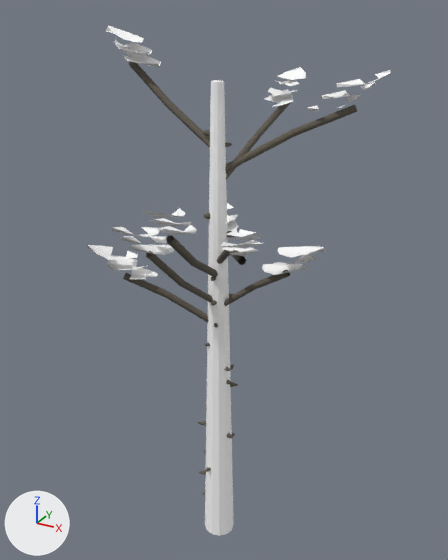
Renders of the glTF model assets/generated/tree_birch_autumn.glb from each side of a commit.
The view is the same before and after, from a 50 mm camera at (3.54, -6.29, 7.25) aimed at (-0.12, 0.37, 3.92). The lights are fixed; the arrows at lower left show +X, +Y and +Z. The picture after the commit comes second. Where no turn or scale is listed for an object, it has been applied to the vertices. Vertices at exactly the same position are counted once.

In view in the first picture: 'tree_birch_autumn'.
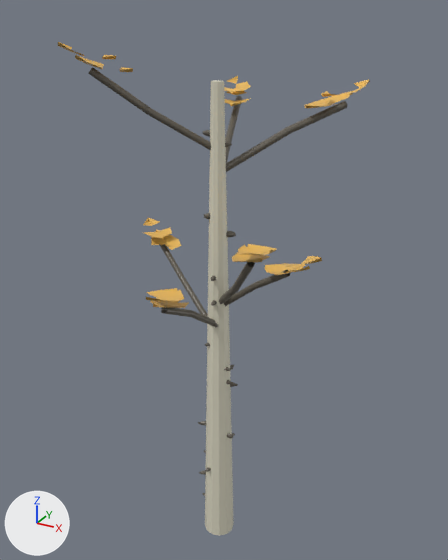
Where the change shows, as pixel boxes (x1, y1, x2, y2) in the pictures (448 x 560 px; the box of a moved part takes in the faces that stretch with it):
'tree_birch_autumn', recoloured, reshaped (white to pale yellow)
    before: (87, 26, 390, 536)
    after: (57, 42, 370, 536)
part 1 of me_cone_003, moved or reshaped
    before: (262, 263, 307, 275)
    after: (265, 264, 310, 275)
part 2 of me_cone_003, moved or reshaped
    before: (265, 89, 293, 107)
    after: (278, 256, 322, 268)
part 3 of me_cone_003, moved or reshaped
    before: (336, 70, 390, 87)
    after: (304, 91, 353, 108)
part 4 of me_cone_003, moved or reshaped
    before: (275, 80, 295, 85)
    after: (321, 91, 337, 97)
part 5 of me_cone_003, moved or reshaped
    before: (337, 94, 361, 108)
    after: (349, 79, 370, 93)
part 6 of me_cone_003, added
    after: (151, 229, 181, 250)
part 7 of me_cone_003, moved or reshaped
    before: (268, 88, 297, 96)
    after: (144, 228, 172, 240)
part 8 of me_cone_003, moved or reshaped
    before: (108, 264, 119, 273)
    after: (143, 218, 160, 226)
part 9 of me_cone_003, moved or reshaped
    before: (150, 236, 166, 243)
    after: (120, 67, 133, 72)
part 10 of me_cone_003, moved or reshaped
    before: (121, 236, 152, 246)
    after: (75, 55, 104, 69)
part 11 of me_cone_003, moved or reshaped
    before: (226, 229, 256, 237)
    after: (102, 55, 116, 59)
part 12 of me_cone_003, moved or reshaped (not visible before)
    after: (57, 42, 85, 57)
part 13 of me_cone_003, moved or reshaped
    before: (227, 215, 238, 231)
    after: (150, 296, 189, 308)
part 14 of me_cone_003, moved or reshaped
    before: (130, 245, 174, 255)
    after: (146, 288, 183, 301)
part 15 of me_cone_003, moved or reshaped
    before: (123, 50, 161, 67)
    after: (232, 252, 270, 263)
part 16 of me_cone_003, moved or reshaped
    before: (112, 227, 160, 237)
    after: (238, 244, 277, 255)
part 17 of me_cone_003, deleted
    before: (87, 26, 375, 279)
part 18 of me_cone_003, moved or reshaped
    before: (123, 61, 357, 322)
    after: (88, 67, 347, 326)

Edits to the bpy script that builds the scene:
```text
Change mat_birch___pale_layered_bark___autumn:
    mat_birch___pale_layered_bark___autumn.base_color: (1.0, 1.0, 1.0) -> (0.72, 0.69, 0.55)  # white #ffffff -> pale yellow #ddd8c4
Change mat_leaves___young_green___autumn:
    mat_leaves___young_green___autumn.base_color: (1.0, 1.0, 1.0) -> (0.82, 0.48, 0.1)  # white #ffffff -> orange #eab859
Change me_cone_003:
    remove me_cone_003.from_pydata(...)  # 1488 vertices, 2378 faces; spans x -1.75..1.63, y -1.72..2.13, z 0.0..7.04
    add me_cone_003.from_pydata(...)  # 1286 vertices, 2172 faces; spans x -1.71..1.42, y -1.49..1.84, z 0.0..6.91
    me_cone_003 part 1: the loose piece of 14 vertices spanning x 0.65..1.25, y -0.36..0.07, z 4.42..4.6 is moved by (0.03, 0.0, 0.0)
    me_cone_003 part 2: the loose piece of 10 vertices spanning x -0.14..0.3, y 1.3..1.78, z 6.06..6.24 is turned -95.4 degrees about the z axis through its middle, then moved by (1.11, -1.7, -1.51)
    me_cone_003 part 3: the loose piece of 14 vertices spanning x 1.11..1.63, y 0.7..1.14, z 6.42..6.6 is turned 11.4 degrees about the z axis through its middle, then moved by (-0.4, 0.03, -0.26)
    me_cone_003 part 4: the loose piece of 6 vertices spanning x -0.07..0.25, y 1.52..1.67, z 6.32..6.36 is turned -41.6 degrees about the z axis through its middle, then moved by (0.88, -0.7, -0.03)
    me_cone_003 part 5: the loose piece of 7 vertices spanning x 1.14..1.37, y 0.58..0.97, z 6.19..6.34 is turned 11.4 degrees about the z axis through its middle, then moved by (0.01, 0.35, 0.13)
    me_cone_003 part 6: the loose piece of 10 vertices spanning x 0.86..1.35, y -0.38..0.06, z 4.55..4.73 is copied, and the copy is turned 159 degrees about the z axis through its middle, then moved by (-2.41, 0.86, -0.47); it spans x -1.51..-1.02, y 0.5..0.89, z 4.09..4.26
    me_cone_003 part 7: the loose piece of 8 vertices spanning x -0.13..0.31, y 1.35..1.68, z 6.19..6.25 is turned 63.6 degrees about the z axis through its middle, then moved by (-1.41, -0.81, -1.98)
    me_cone_003 part 8: the loose piece of 5 vertices spanning x -1.17..-0.98, y -0.77..-0.52, z 4.23..4.32 is turned -60.8 degrees about the z axis through its middle, then moved by (-0.53, 1.5, 0.07)
    me_cone_003 part 9: the loose piece of 6 vertices spanning x -0.45..-0.15, y -0.92..-0.73, z 4.81..4.85 is turned -35.8 degrees about the z axis through its middle, then moved by (-0.55, 0.26, 1.79)
    me_cone_003 part 10: the loose piece of 8 vertices spanning x -0.57..-0.15, y -1.31..-0.97, z 4.84..4.99 is turned -35.8 degrees about the z axis through its middle, then moved by (-0.73, 0.36, 1.79)
    me_cone_003 part 11: the loose piece of 6 vertices spanning x 0.7..0.94, y -1.08..-0.85, z 5.11..5.15 is turned -95 degrees about the z axis through its middle, then moved by (-1.85, 0.29, 1.62)
    me_cone_003 part 12: the loose piece of 7 vertices spanning x -0.82..-0.56, y 1.16..1.51, z 4.11..4.26 is turned 98.8 degrees about the z axis through its middle, then moved by (-0.57, -2.19, 2.65)
    me_cone_003 part 13: the loose piece of 13 vertices spanning x -0.89..-0.47, y 1.12..1.66, z 4.21..4.39 is turned 152.2 degrees about the z axis through its middle, then moved by (0.64, -2.46, -0.07)
    me_cone_003 part 14: the loose piece of 14 vertices spanning x -0.53..-0.12, y -1.21..-0.63, z 4.68..4.86 is turned 17.6 degrees about the z axis through its middle, then moved by (0.29, -0.26, -0.41)
    me_cone_003 part 15: the loose piece of 14 vertices spanning x -1.48..-0.87, y 0.01..0.44, z 6.6..6.78 is turned 150.1 degrees about the z axis through its middle, then moved by (1.94, -0.86, -1.92)
    me_cone_003 part 16: the loose piece of 14 vertices spanning x -0.6..-0.18, y -1.41..-0.82, z 4.94..5.12 is turned 68.6 degrees about the z axis through its middle, then moved by (1.27, 0.41, -0.13)
    me_cone_003 part 17: 19 loose pieces with 210 vertices, spanning x -1.75..1.5, y -1.72..2.13, z 4.08..7.04, are deleted
    me_cone_003 part 18: 117 vertices moved from x -1.38..1.35, y -1.01..1.81, z 3.22..6.66 to x -1.47..1.15, y -1.19..1.84, z 3.22..6.66; 17 vertices removed from x 0.86..1.45, y -0.39..0.56, z 4.55..6.2; 15 vertices added at x -0.82..-0.39, y 1.09..1.76, z 6.09..6.31
```
